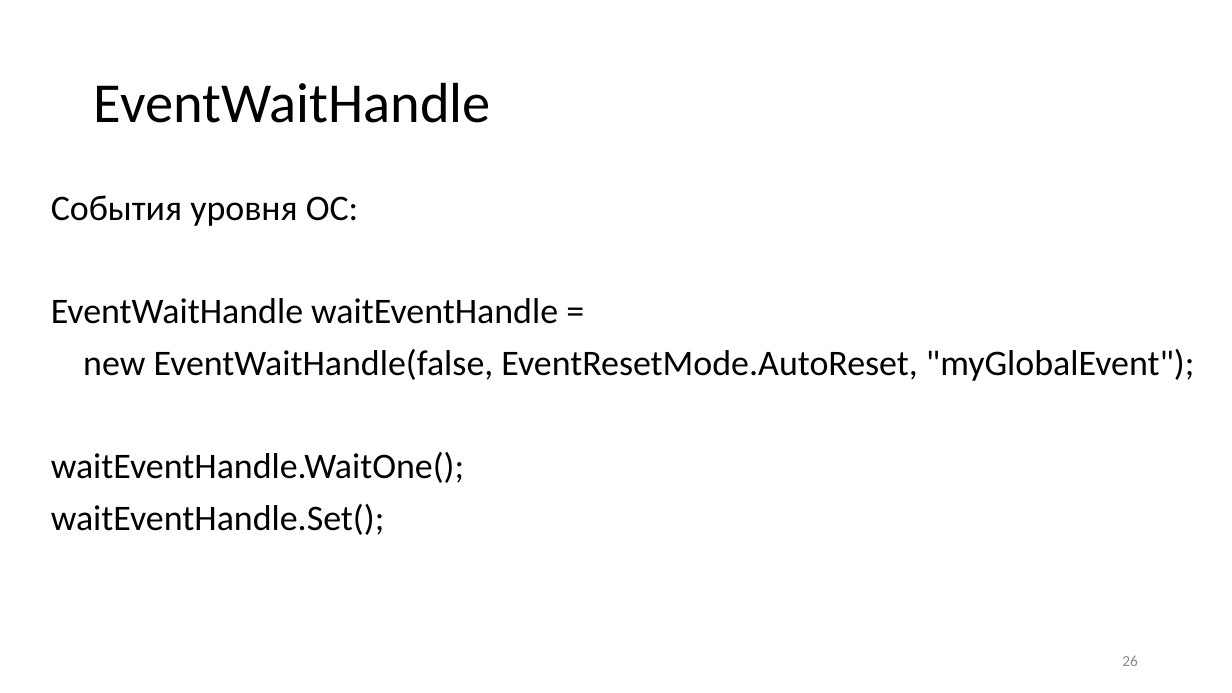
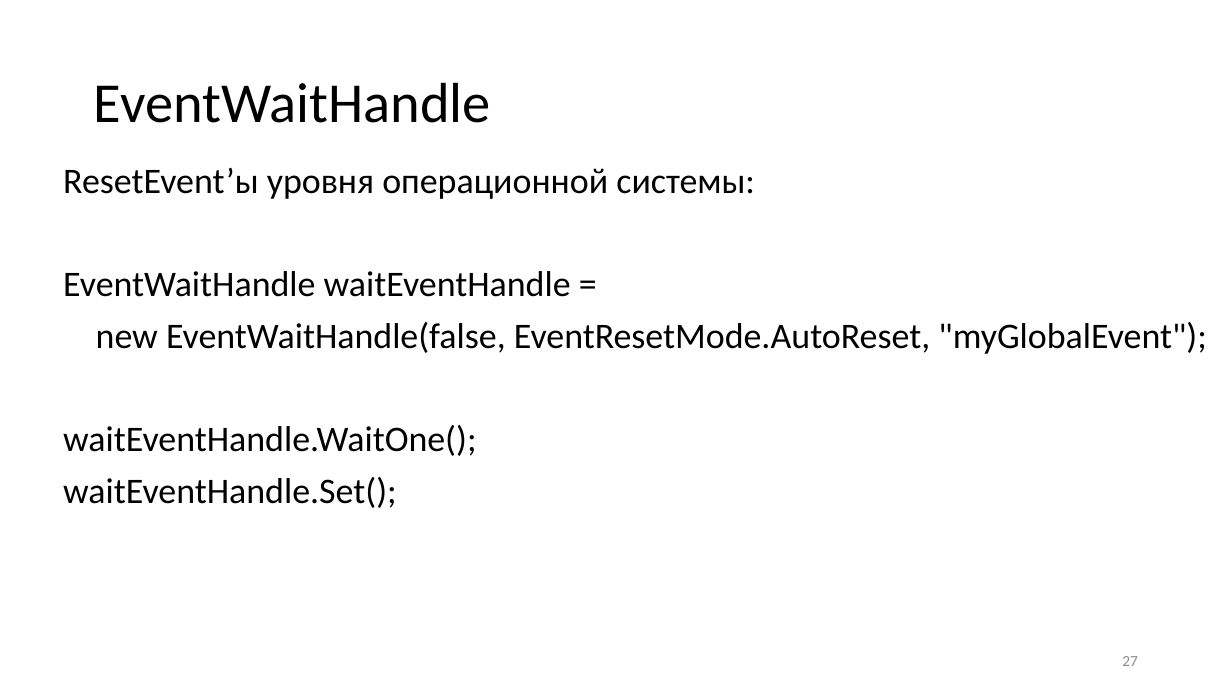
Before and after one commit to blockin90/Programming_PIB, a slide deck: slide 27 of Лекции/3 семестр/Часть 3/Программирование лекция 3.3.pptx (slide 26 before the commit). Drawn at 1232x693 pixels with LibreOffice and Linux fonts; fonts in the diff are those of the drawing. Boxes give left, top, right and bottom in pixels: in the first picture for what was removed or moved away, otherwise in the second. Text is boxed around its words. In the diff, an @@ line names an element or a change of style, - is before the commit and + after.

```diff
--- a/Лекции/3 семестр/Часть 3/Программирование лекция 3.3.pptx
+++ b/Лекции/3 семестр/Часть 3/Программирование лекция 3.3.pptx
@@ text "ResetEvent’ы уровня операционной системы:": place and size @@
-text "ResetEvent’ы уровня операционной системы:" at box(51, 195, 1195, 535)
+text "ResetEvent’ы уровня операционной системы:" at box(63, 168, 1207, 508)
@@ text at box(63, 168, 755, 199): text changed @@
-События уровня ОС:
+ResetEvent’ы уровня операционной системы:
@@ page number at box(1122, 656, 1138, 666): text changed @@
-26
+27
```
Also in this commit, not shown: 4 other slides changed, 8 slides added, 1 slide removed.
